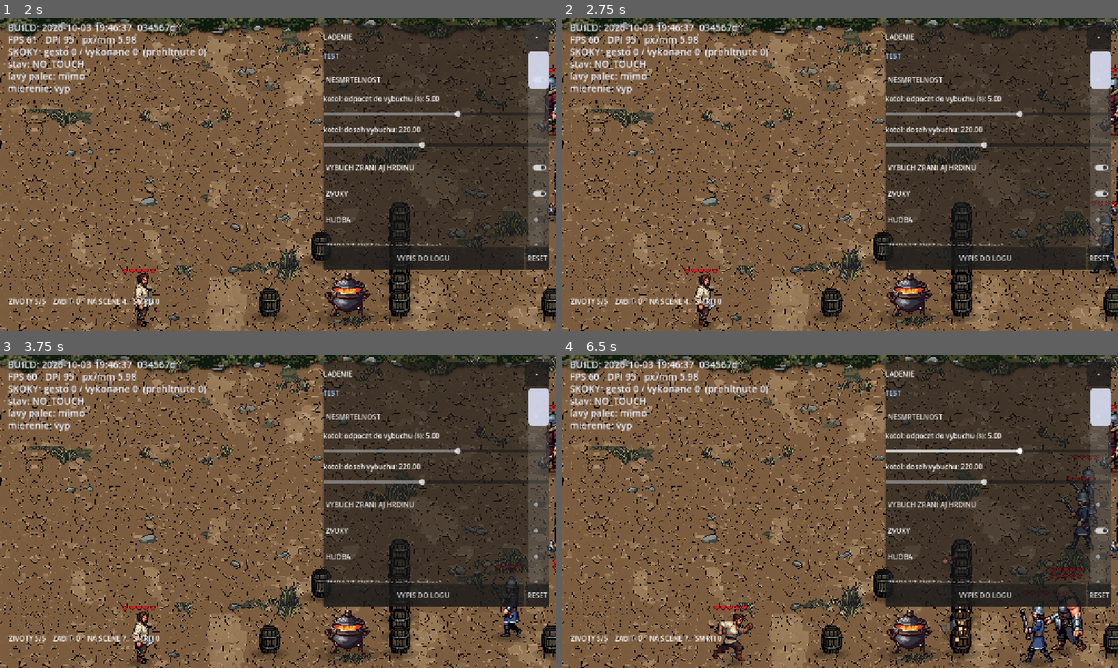
Above: before the commit, frames 1-4 (two rows, left to right).
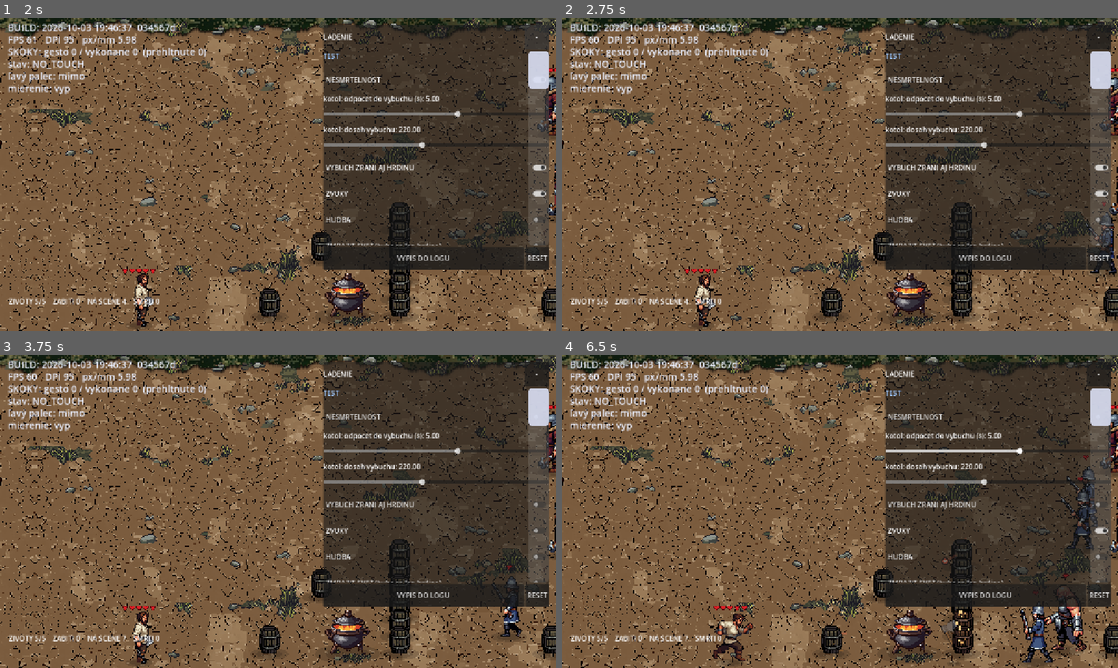
Above: after the commit, the same moments.

Repository: belispav/slavs
Game: Godot game, scene res://scenes/main.tscn
Two runs of this game, one before a commit and one after it. Both use one fixed random seed, a clock stepped at 60 frames per second and the inputs below.
Inputs (mouse positions are in pixels of both pictures, inside the frame that each line leads up to):
- Up to frame 1 (2 s): click "-" at 0.5 s; click "+" at 1.25 s
- Up to frame 2 (2.75 s): click "NESMRTELNOST" at 2 s
- Up to frame 3 (3.75 s): click "VYBUCH ZRANI AJ HRDINU" at 2.75 s; click "ZVUKY" at 3.5 s
- Up to frame 4 (6.5 s): tap Enter (ui_accept) at 4.25, 4.52 s; move the mouse to (962, 495) at 4.27 s; hold D 4.28-5 s; hold Space 4.28-5 s; click (962, 495) at 4.42 s; drag from (728, 527) to (801, 639) at 5.02 s; move the mouse to (895, 442) at 5.77 s; hold A from 5.78 s (still down); hold L from 5.78 s (still down)

Frame 1 is identical in both runs. In frame 2, less than 0.1% of the frame differs, in the area x 95-100%, y 58-61%; in frame 3, less than 0.1%; in frame 4, 0.5%, in the area x 48-97%, y 32-98%.

Commit message:
Bake axe radius 20, HP thrower 1 / brute 1; close T22/T33/T45/T46 and add T47 in TODO
Co-Authored-By: Claude Sonnet 5.5 <noreply@anthropic.com>
Claude-Session: https://claude.ai/code/session_01JWzSYD8PFy4XvrWkxJFyL4

Diff:
--- a/slavs/scripts/tuning.gd
+++ b/slavs/scripts/tuning.gd
@@ -174,7 +174,7 @@
 const AXE_RETURN_HURTS: bool = false
 const AXE_RETURN_ALPHA: float = 0.5
 const AXE_SPIN: float = 22.0             # radians / s
-const AXE_HIT_RADIUS: float = 30.0       # generous on purpose (pillar 1)
+const AXE_HIT_RADIUS: float = 20.0       # Pavel 2026-10-07 tested 20 (was 30)
 var axe_hit_radius: float = AXE_HIT_RADIUS   # live from the panel
 const AXE_CATCH_RADIUS: float = 28.0
 ## Safety net: if the hero keeps running away from his own axe, it is
@@ -686,8 +686,8 @@
 
 ## Throwers are the rare ones that force you to move. Slow, dodgeable shots:
 ## fast projectiles turned the game into a reflex test and killed the mowing.
-## 4 since 2026-10-03 (was 2), same reason as RUSHER_HP.
-const THROWER_HP: int = 4
+## 1 since 2026-10-07 (Pavel; was 4, 2026-10-03: 2).
+const THROWER_HP: int = 1
 ## BRUTE (2026-10-04, Pavel): slow, fat, armoured in FRONT only. The axe
 ## bounces off the plate (enemy.gd hit_from) and only hurts from behind -
 ## circle him so the returning axe takes his back. The cauldron's blast
@@ -698,8 +698,9 @@
 const BRUTE_GRAB_ART_DIR: String = "res://art/brute_pl_grab"
 const BRUTE_SPRITE_SCALE: float = 2.0
 const BRUTE_ANIM_FPS: float = 8.0
-## 10 = exactly one cauldron blast (CAULDRON_DAMAGE): luring him in kills him.
-const BRUTE_HP: int = 10
+## 1 since 2026-10-07 (Pavel; was 10 = one cauldron blast). The plate still
+## deflects frontal hits, so one hit from behind kills him.
+const BRUTE_HP: int = 1
 const BRUTE_SPEED: float = 50.0
 ## How close (X) and how far off the hero's row (Y) he can grab.
 const BRUTE_GRAB_RANGE: float = 80.0
Not shown, changed: CLAUDE.md
Not shown, changed: KDE_JE_CO.html
Not shown, changed: KDE_JE_CO.md
Not shown, changed: ZACNI_TU_dalsia_session.md
Not shown, changed: _archiv/TODO_hotove.md
